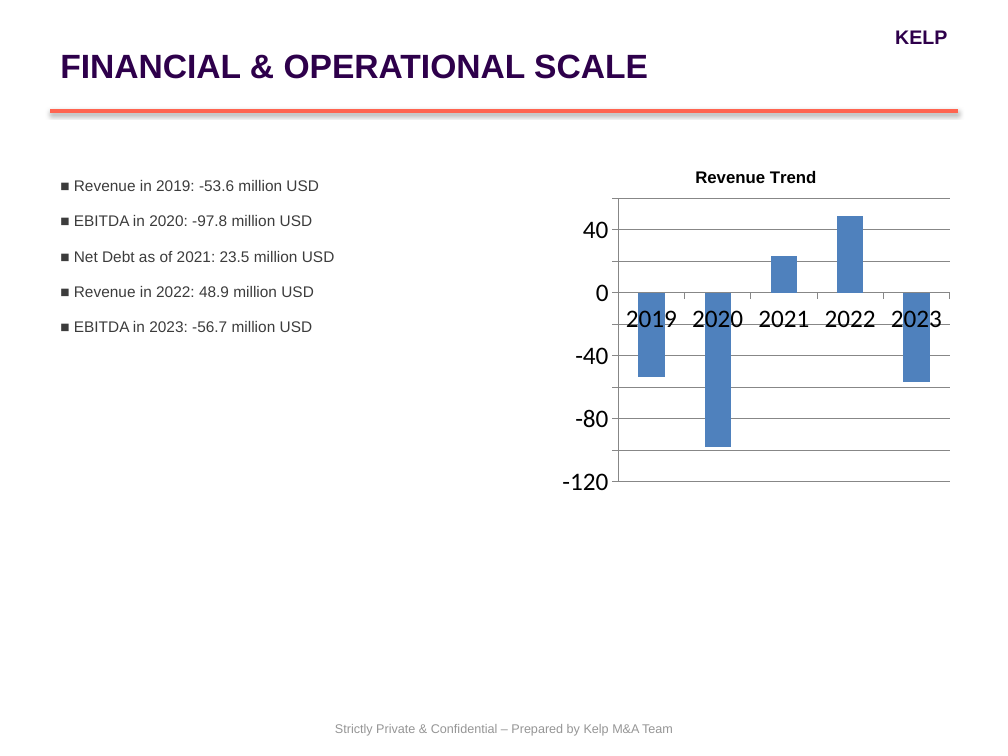
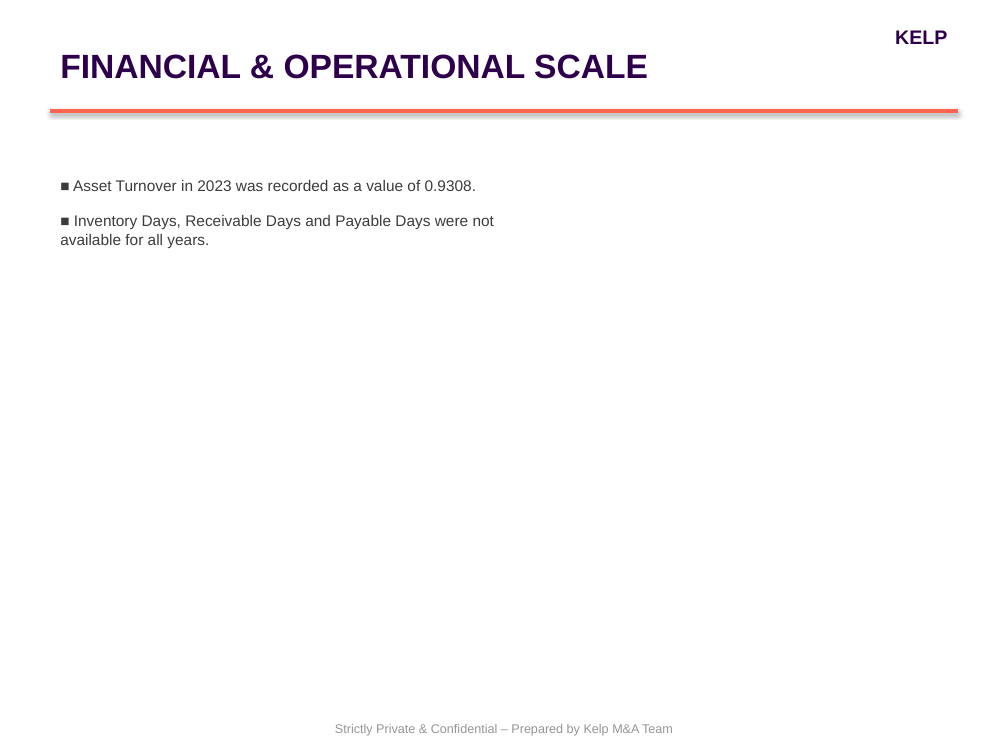
Before and after one commit to PiyushiAnand/Doc_to_PPT, a slide deck: slide 3 of Blind_Teaser_Centum_Final.pptx. Drawn at 1008x756 pixels with LibreOffice and Linux fonts; fonts in the diff are those of the drawing. Boxes give left, top, right and bottom in pixels: in the first picture for what was removed or moved away, otherwise in the second. Text is boxed around its words. In the diff, an @@ line names an element or a change of style, - is before the commit and + after.

```diff
--- a/Blind_Teaser_Centum_Final.pptx
+++ b/Blind_Teaser_Centum_Final.pptx
@@ column chart removed at <box>554,151,958,504</box> @@
-title "Revenue Trend"
-categories: 2019, 2020, 2021, 2022, 2023
-Series 1: -54, -98, 24, 49, -57
@@ text at <box>60,180,494,248</box>: text changed @@
-■ Revenue in 2019: -53.6 million USD
-■ EBITDA in 2020: -97.8 million USD
-■ Net Debt as of 2021: 23.5 million USD
-■ Revenue in 2022: 48.9 million USD
-■ EBITDA in 2023: -56.7 million USD
+■ Asset Turnover in 2023 was recorded as a value of 0.9308.
+■ Inventory Days, Receivable Days and Payable Days were not available for all years.
```
Also in this commit, not shown: 2 other slides changed, 14 other files.
